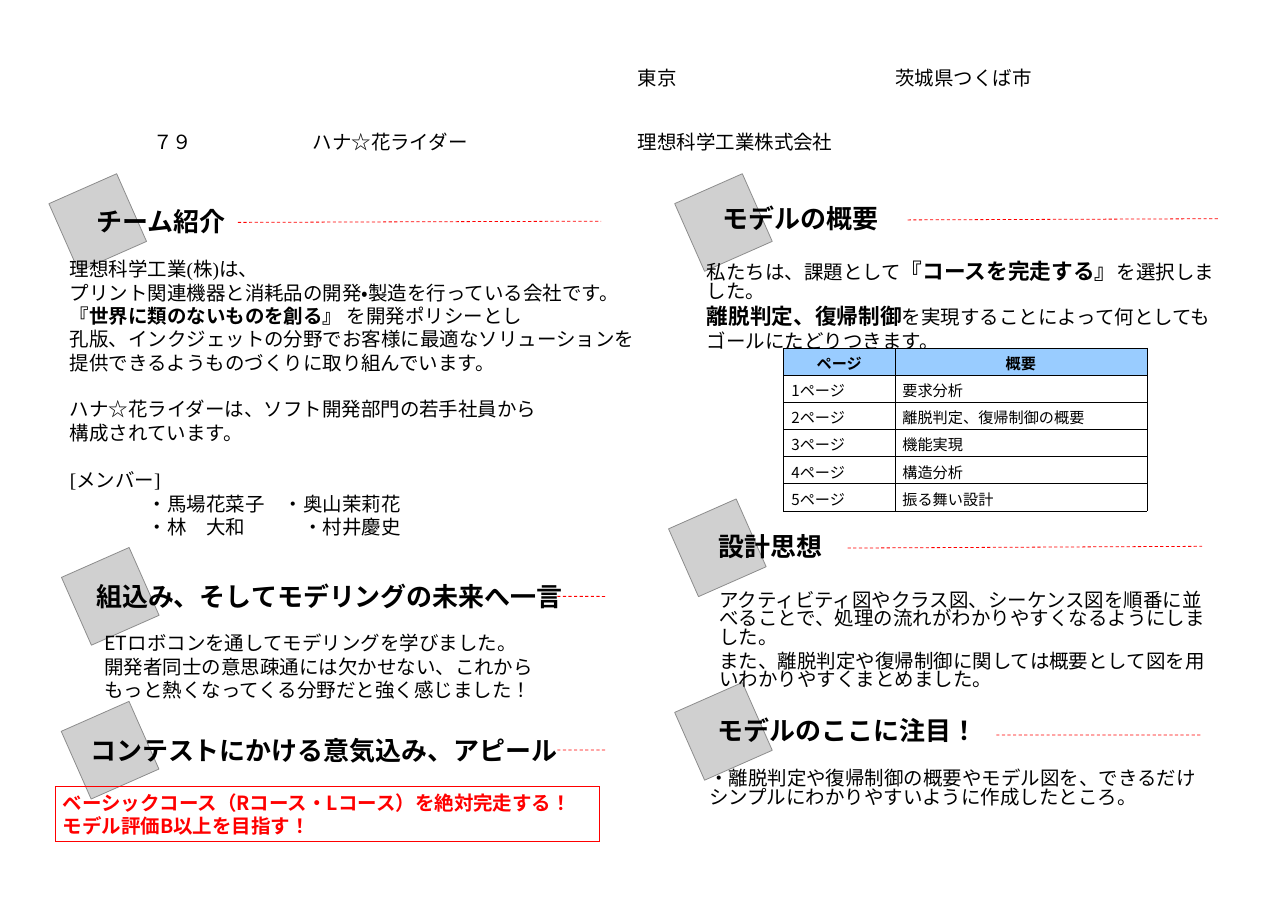
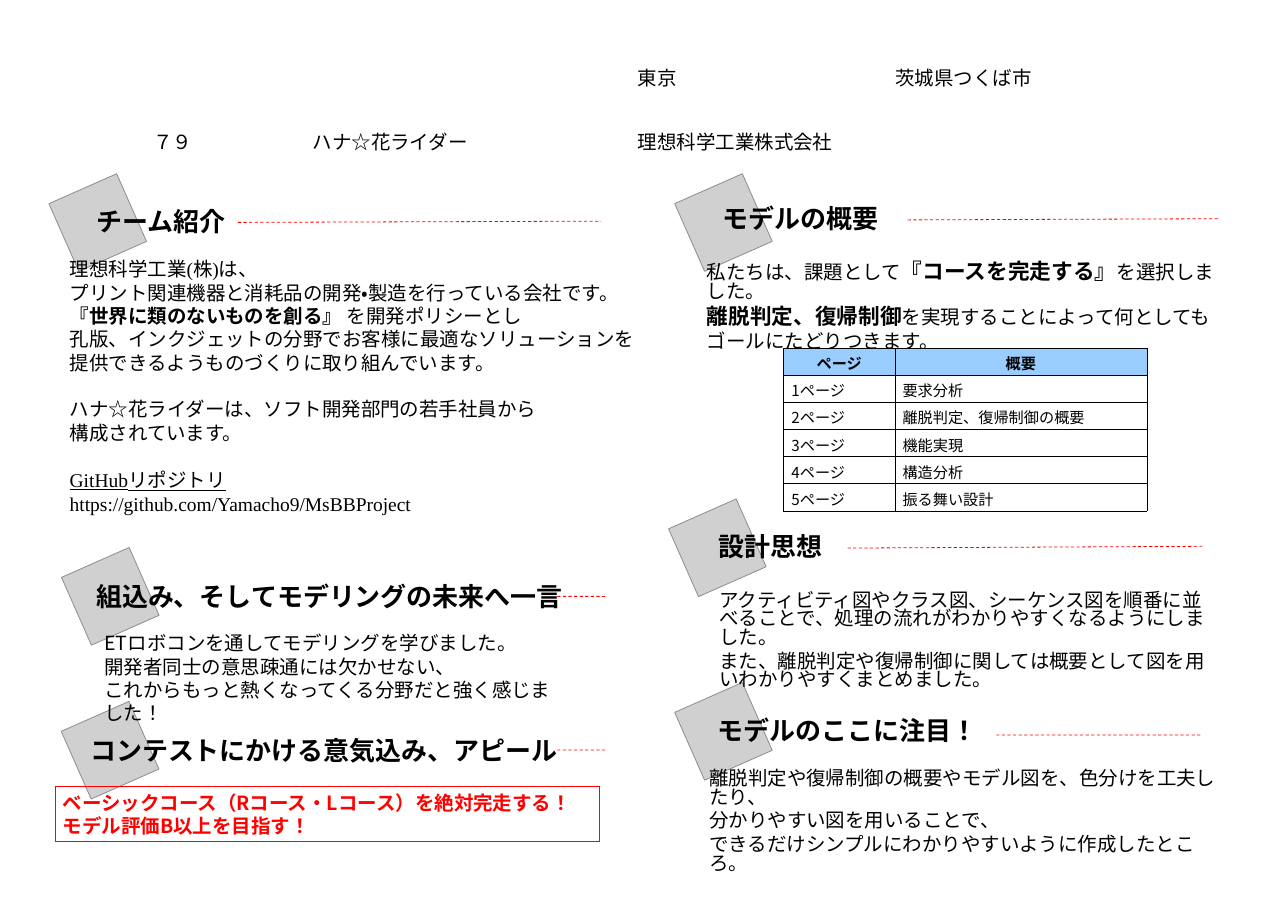
Before and after one commit to Yamacho9/MsBBProject, a slide deck: slide 1 of モデル提出用/コンセプトシート.ppt. Drawn at 1288x911 pixels with LibreOffice and Linux fonts; fonts in the diff are those of the drawing; grey boxes stand for pictures; background and template pictures are left out. Boxes give left, top, right and bottom in pixels: in the first picture for what was removed or moved away, otherwise in the second. Text is boxed around its words. In the diff, an @@ line names an element or a change of style, - is before the commit and + after.

Commit message:
コンセプトシートを修正。設計思想とモデルのここに注目は放置なう。

```diff
--- a/モデル提出用/コンセプトシート.ppt
+++ b/モデル提出用/コンセプトシート.ppt
@@ text at box(70, 472, 411, 516): text changed; font Noto Sans CJK JP to Times New Roman @@
-[メンバー]
-・馬場花菜子 ・奥山茉莉花
-・林 大和 ・村井慶史
+GitHubリポジトリ
+https://github.com/Yamacho9/MsBBProject
@@ text at box(104, 657, 550, 726): text changed @@
-開発者同士の意思疎通には欠かせない、これからもっと熱くなってくる分野だと強く感じました！
+開発者同士の意思疎通には欠かせない、
+これからもっと熱くなってくる分野だと強く感じました！
@@ text at box(709, 765, 1215, 871): text changed @@
-・離脱判定や復帰制御の概要やモデル図を、できるだけシンプルにわかりやすいように作成したところ。
+離脱判定や復帰制御の概要やモデル図を、色分けを工夫したり、
+分かりやすい図を用いることで、
+できるだけシンプルにわかりやすいように作成したところ。
```
Also in this commit, not shown: 3 slides removed.
